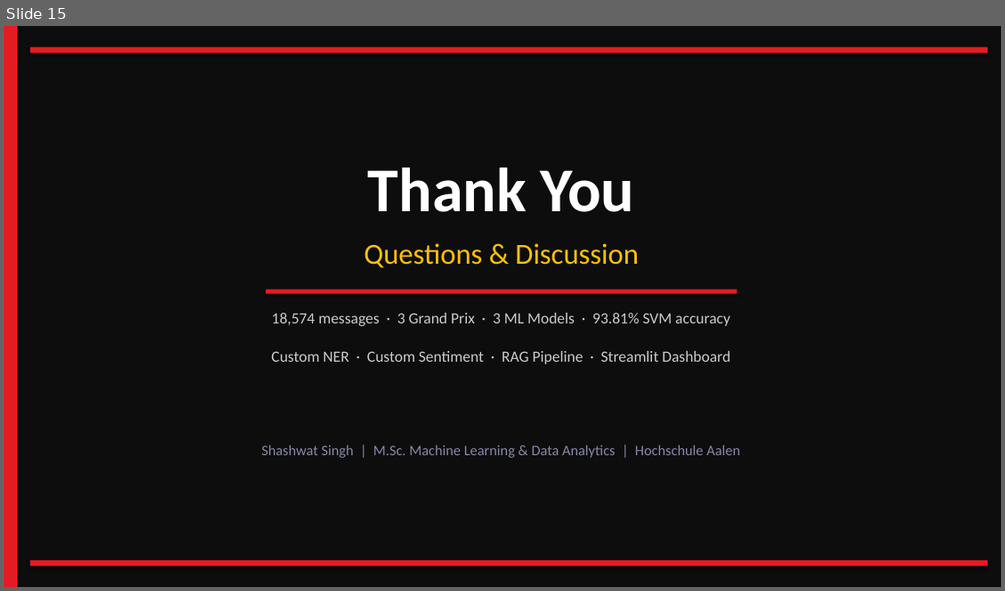
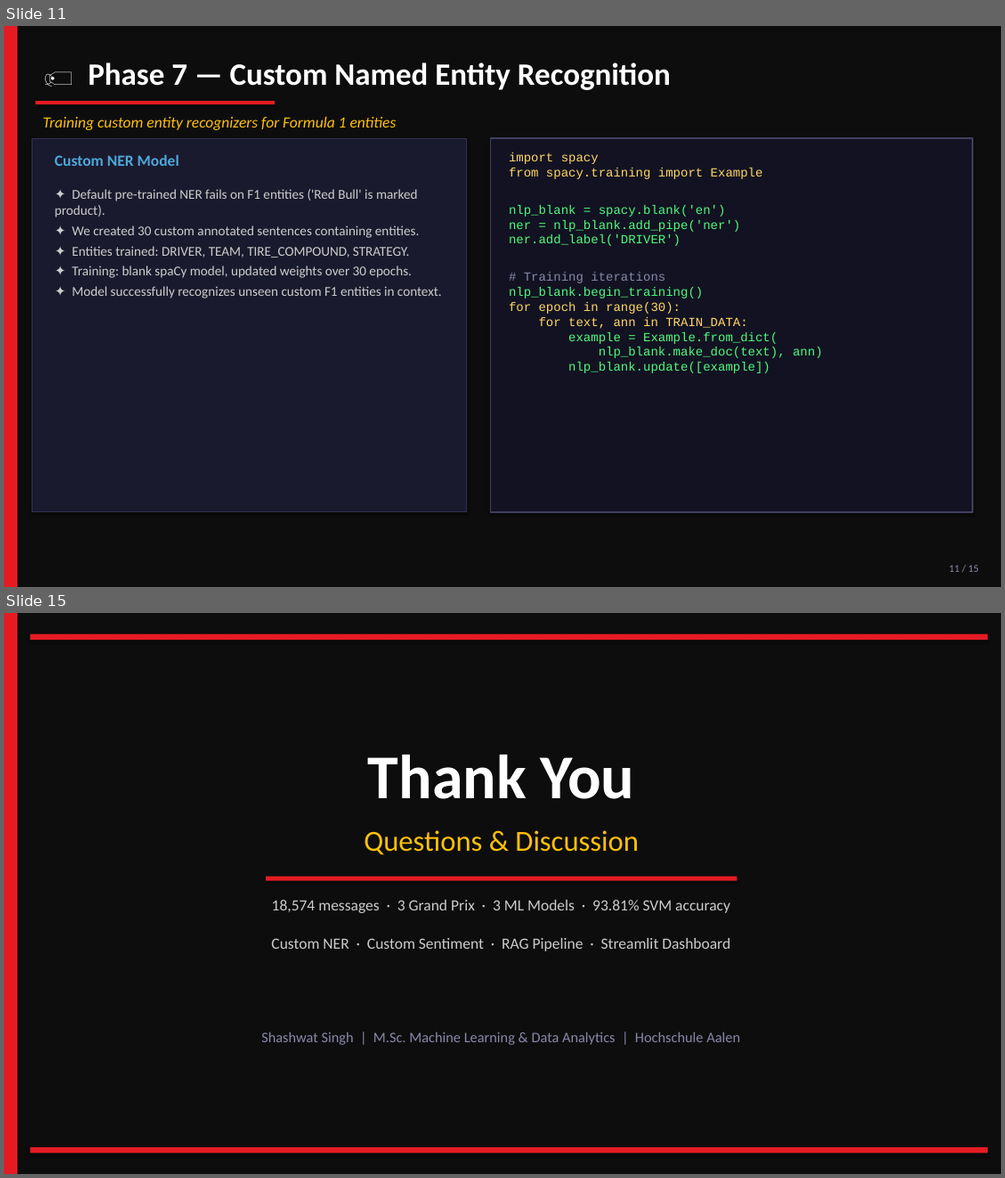
Before and after one commit to iamshashwatsingh/f1-nlp-analyzer, a slide deck: f1_nlp_presentation.pptx. Shown one above the other, each under a label of ours: slide 15 before the commit, slides 11 and 15 after it; the slides between them are not shown. The pictures are 1005x591 and 1005x1178 pixels, drawn with LibreOffice and Linux fonts; fonts in the diff are those of the drawing. Boxes give left, top, right and bottom in pixels: in the first picture for what was removed or moved away, otherwise in the second. Text is boxed around its words. In the diff, an @@ line names an element or a change of style, - is before the commit and + after.

Commit message:
ppt: add core python code snippet blocks on the right side of slides 4 to 12

```diff
--- a/f1_nlp_presentation.pptx
+++ b/f1_nlp_presentation.pptx
@@ slide 11 added at [4,26,1001,587], background #0D0D0D @@
@@ rectangle added at [4,26,17,587], fill #E51B23 @@
@@ text added at [88,62,671,90], 30 pt, text #FFFFFF, bold @@
+🏷️ Phase 7 — Custom Named Entity Recognition
@@ rectangle added at [35,101,275,104], fill #E51B23 @@
@@ text added at [43,117,396,130], 15 pt, text #FFC00B, italic @@
+Training custom entity recognizers for Formula 1 entities
@@ rectangle added at [32,138,466,512], fill #1A1A2E, outline #303055 0.8 pt @@
@@ text added at [55,154,179,166], 15 pt, text #4EA8DA, bold @@
+Custom NER Model
@@ rectangle added at [490,138,972,512], fill #121222, outline #404060 1 pt @@
@@ text added at [509,152,823,373], 12 pt, text #50FA7B @@
+import spacy
+from spacy.training import Example
+nlp_blank = spacy.blank('en')
+ner = nlp_blank.add_pipe('ner')
+ner.add_label('DRIVER')
+# Training iterations
+nlp_blank.begin_training()
+for epoch in range(30):
+for text, ann in TRAIN_DATA:
+example = Example.from_dict(
+nlp_blank.make_doc(text), ann)
+nlp_blank.update([example])
@@ text added at [55,189,442,298], 13 pt, text #CCCCCC @@
+✦ Default pre-trained NER fails on F1 entities ('Red Bull' is marked product).
+✦ We created 30 custom annotated sentences containing entities.
+✦ Entities trained: DRIVER, TEAM, TIRE_COMPOUND, STRATEGY.
+✦ Training: blank spaCy model, updated weights over 30 epochs.
+✦ Model successfully recognizes unseen custom F1 entities in context.
@@ text added at [949,564,979,572], 10 pt, text #8888AA @@
+11 / 15
```
Also in this commit, not shown: 10 slides changed, 2 other slides added, 3 slides removed.
